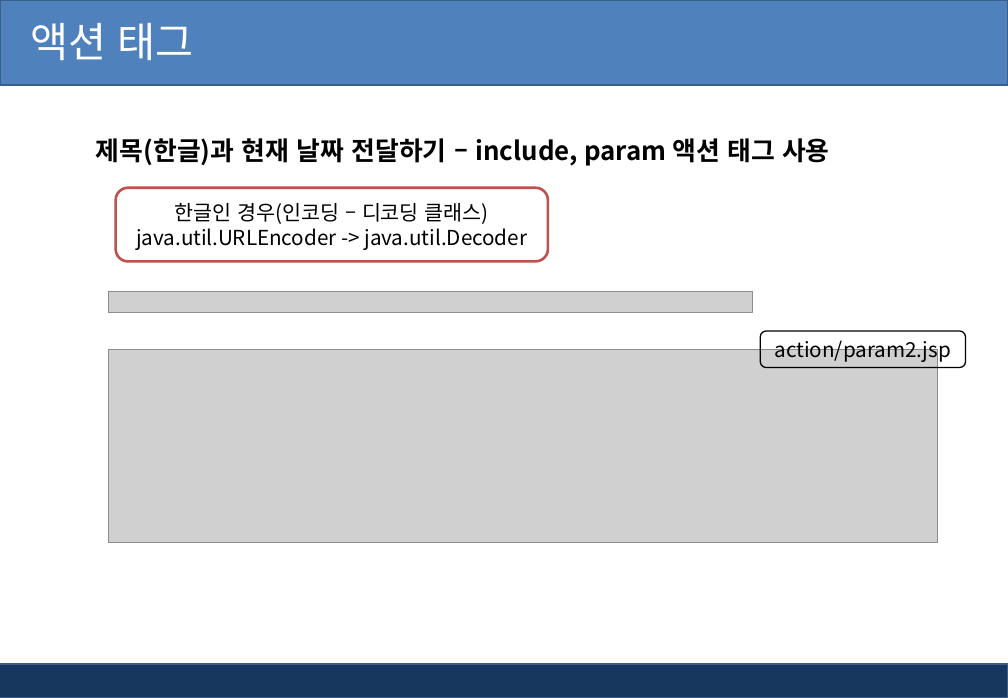
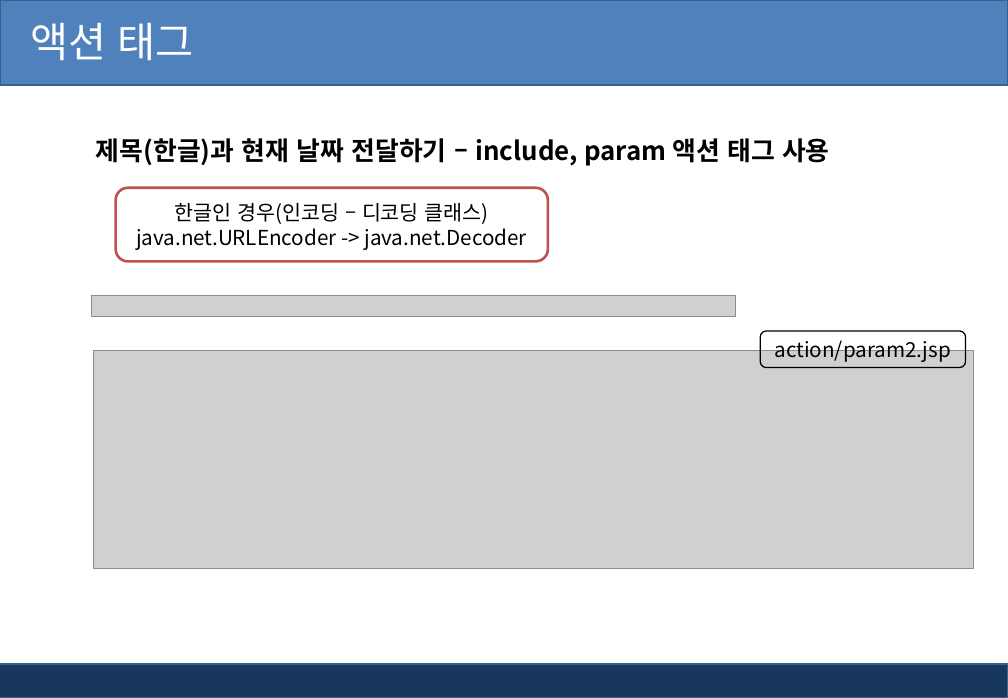
Before and after one commit to AhNyx/js_works, a slide deck: slide 27 of ppt/jsp_ppt/2장. Jsp 태그(스크립트, 디렉티브태그).pptx (slide 25 before the commit). Drawn at 1008x698 pixels with LibreOffice and Linux fonts; fonts in the diff are those of the drawing; grey boxes stand for pictures; background and template pictures are left out. Boxes give left, top, right and bottom in pixels: in the first picture for what was removed or moved away, otherwise in the second. Text is boxed around its words. In the diff, an @@ line names an element or a change of style, - is before the commit and + after.

```diff
--- a/ppt/jsp_ppt/2장. Jsp 태그(스크립트, 디렉티브태그).pptx
+++ b/ppt/jsp_ppt/2장. Jsp 태그(스크립트, 디렉티브태그).pptx
@@ text in rounded rectangle at (136, 228, 527, 250): text changed @@
-java.util.URLEncoder -> java.util.Decoder
+java.net.URLEncoder -> java.net.Decoder
@@ picture: place and size @@
-picture at (108, 291, 753, 313)
+picture at (91, 296, 736, 317)
@@ picture: place and size @@
-picture at (108, 349, 937, 543)
+picture at (94, 351, 974, 569)
```
Also in this commit, not shown: 26 other slides changed, 2 slides added, 27 other files.
